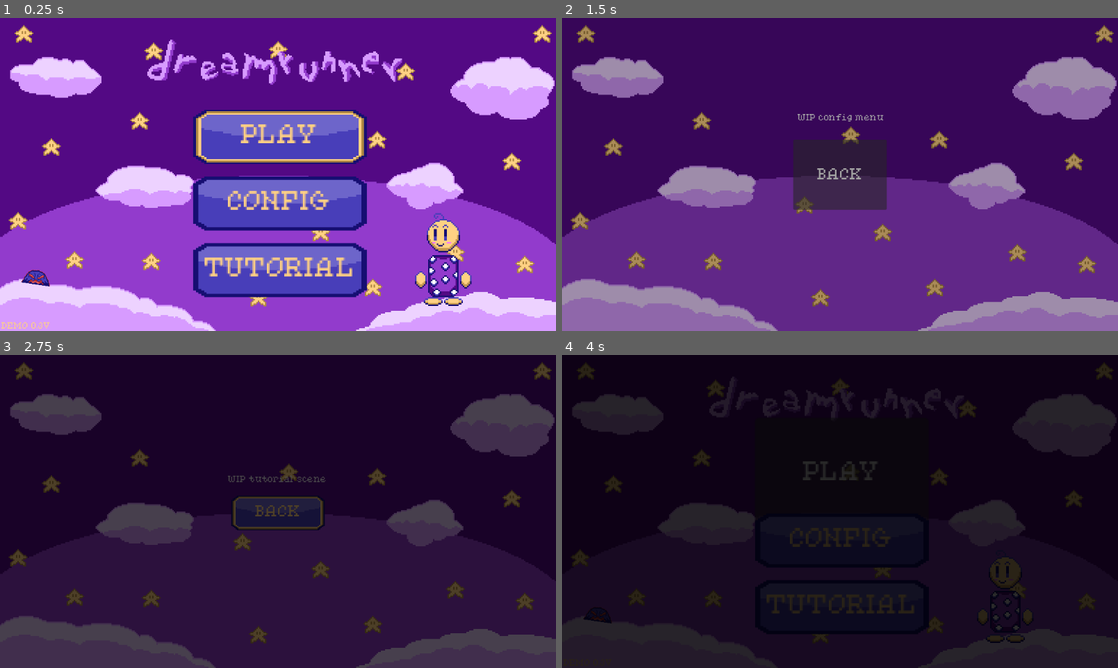
Above: before the commit, frames 1-4 (two rows, left to right).
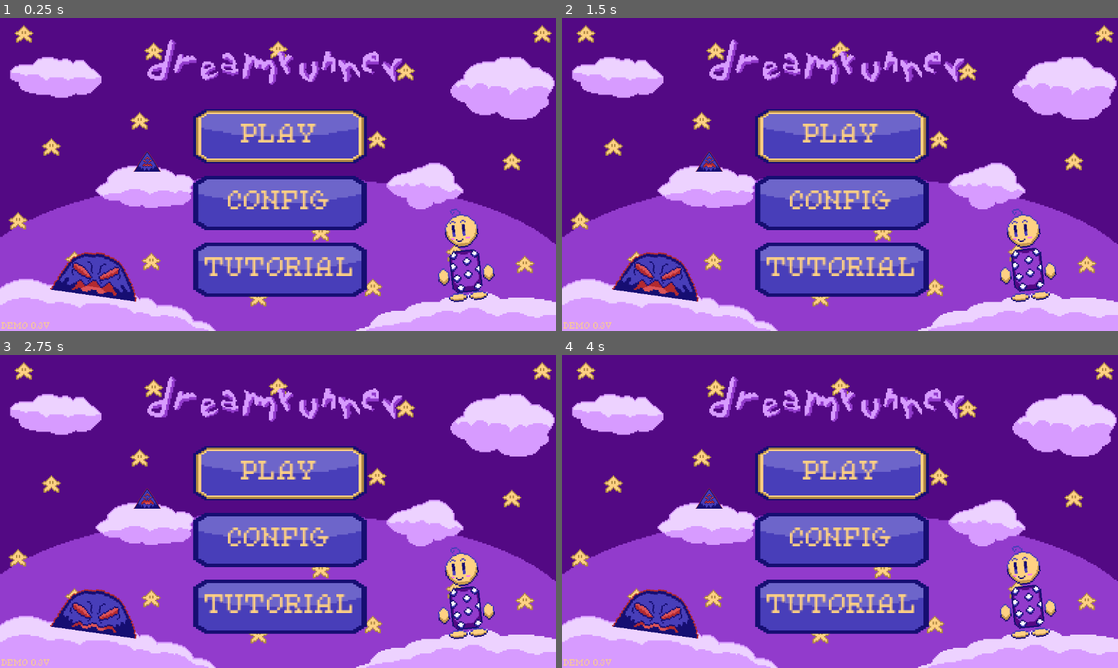
Above: after the commit, the same moments.

Repository: jacio-m/DreamRunner
Game: Godot game, scene res://HUD/main_menu.tscn
Same seed, same stepped clock (60 frames per second), same inputs: the game is played once before the commit and once after it.
Inputs (mouse positions are in pixels of both pictures, inside the frame that each line leads up to):
- Up to frame 1 (0.25 s): no input
- Up to frame 2 (1.5 s): click (840, 202) at 0.5 s, where only the run before the commit has a clickable "CONFIG"; click (840, 174) at 1.25 s, where only the run before the commit has a clickable "BACK"
- Up to frame 3 (2.75 s): click (278, 605) at 2 s, where only the run before the commit has a clickable "TUTORIAL"
- Up to frame 4 (4 s): click (840, 511) at 2.75 s, where only the run before the commit has a clickable "BACK"; click (840, 470) at 3.5 s, where only the run before the commit has a clickable "PLAY"

The runs differ from the first frame. In frame 1, 5.8% of the frame differs, in the area x 3-89%, y 29-92%; in frame 2, 100%; in frame 3, 100%; in frame 4, 100%, in the area x 0-100%, y 0-100%.

Commit message:
Buttons With Texture Implemented
All the screens now have buttons with textures.

Diff:
--- a/HUD/config_screen.tscn
+++ b/HUD/config_screen.tscn
@@ -20,7 +20,7 @@
 [node name="Config" type="Node"]
 script = ExtResource("1_xc0qo")
 
-[node name="Sprite2D" type="Sprite2D" parent="."]
+[node name="WIP" type="Sprite2D" parent="."]
 scale = Vector2(3, 3)
 texture = ExtResource("2_8ian7")
 centered = false
@@ -49,6 +49,7 @@
 offset_bottom = 72.5
 grow_horizontal = 2
 grow_vertical = 2
+mouse_filter = 2
 theme_override_colors/font_color = Color(1, 0.819608, 0.513726, 1)
 theme_override_colors/font_focus_color = Color(1, 0.819608, 0.513726, 1)
 theme_override_colors/font_pressed_color = Color(1, 0.819608, 0.513726, 1)
--- a/HUD/game_over.tscn
+++ b/HUD/game_over.tscn
@@ -1,14 +1,27 @@
-[gd_scene load_steps=3 format=3 uid="uid://1m2uljx22onk"]
+[gd_scene load_steps=11 format=3 uid="uid://1m2uljx22onk"]
 
 [ext_resource type="FontFile" uid="uid://eiv0e5a5eppv" path="res://HUD/Fonts/PixelatedEleganceRegular-ovyAA.ttf" id="1_qrorf"]
+[ext_resource type="Texture2D" uid="uid://6wtaq3o10dqt" path="res://HUD/Sprites/button_focused.png" id="2_fox26"]
+[ext_resource type="Texture2D" uid="uid://c83ieknepnjjf" path="res://HUD/Sprites/button_pressed.png" id="3_u3met"]
+[ext_resource type="Texture2D" uid="uid://dr4fjb7r0dc2m" path="res://HUD/Sprites/button_idle.png" id="4_h62o8"]
 
-[sub_resource type="StyleBoxFlat" id="StyleBoxFlat_qrorf"]
-bg_color = Color(0.282353, 0.243137, 0.72549, 1)
-corner_radius_top_left = 4
-corner_radius_top_right = 4
-corner_radius_bottom_right = 4
-corner_radius_bottom_left = 4
-corner_detail = 4
+[sub_resource type="StyleBoxTexture" id="StyleBoxTexture_16by7"]
+texture = ExtResource("2_fox26")
+
+[sub_resource type="StyleBoxTexture" id="StyleBoxTexture_k545t"]
+texture = ExtResource("3_u3met")
+
+[sub_resource type="StyleBoxTexture" id="StyleBoxTexture_jpo0a"]
+texture = ExtResource("4_h62o8")
+
+[sub_resource type="StyleBoxTexture" id="StyleBoxTexture_fox26"]
+texture = ExtResource("2_fox26")
+
+[sub_resource type="StyleBoxTexture" id="StyleBoxTexture_u3met"]
+texture = ExtResource("3_u3met")
+
+[sub_resource type="StyleBoxTexture" id="StyleBoxTexture_h62o8"]
+texture = ExtResource("4_h62o8")
 
 [node name="GameOver" type="CanvasLayer"]
 
@@ -26,46 +39,44 @@
 PRESS ENTER TO RESTART"
 horizontal_alignment = 1
 
-[node name="Button" type="Button" parent="."]
-anchors_preset = 8
+[node name="VBoxContainer" type="VBoxContainer" parent="."]
+anchors_preset = 7
 anchor_left = 0.5
-anchor_top = 0.5
+anchor_top = 1.0
 anchor_right = 0.5
-anchor_bottom = 0.5
-offset_left = -166.0
-offset_top = 20.0
-offset_right = -62.0
-offset_bottom = 43.0
+anchor_bottom = 1.0
+offset_left = -111.5
+offset_top = -368.0
+offset_right = 111.5
+offset_bottom = -48.0
 grow_horizontal = 2
-grow_vertical = 2
-scale = Vector2(3, 3)
-size_flags_horizontal = 4
-size_flags_vertical = 4
+grow_vertical = 0
+theme_override_constants/separation = -80
+
+[node name="Button" type="Button" parent="VBoxContainer"]
+custom_minimum_size = Vector2(0, 200)
+layout_mode = 2
+mouse_filter = 2
 theme_override_colors/font_color = Color(1, 0.819608, 0.513726, 1)
 theme_override_colors/font_focus_color = Color(1, 0.819608, 0.513726, 1)
 theme_override_colors/font_pressed_color = Color(1, 0.819608, 0.513726, 1)
 theme_override_fonts/font = ExtResource("1_qrorf")
-theme_override_styles/focus = SubResource("StyleBoxFlat_qrorf")
+theme_override_font_sizes/font_size = 30
+theme_override_styles/focus = SubResource("StyleBoxTexture_16by7")
+theme_override_styles/pressed = SubResource("StyleBoxTexture_k545t")
+theme_override_styles/normal = SubResource("StyleBoxTexture_jpo0a")
 text = "RESTART"
 
-[node name="MenuButton" type="Button" parent="."]
-anchors_preset = 8
-anchor_left = 0.5
-anchor_top = 0.5
-anchor_right = 0.5
-anchor_bottom = 0.5
-offset_left = -203.0
-offset_top = 99.0
-offset_right = -76.0
-offset_bottom = 122.0
-grow_horizontal = 2
-grow_vertical = 2
-scale = Vector2(3, 3)
-size_flags_horizontal = 4
-size_flags_vertical = 4
+[node name="MenuButton" type="Button" parent="VBoxContainer"]
+custom_minimum_size = Vector2(250, 200)
+layout_mode = 2
+mouse_filter = 2
 theme_override_colors/font_color = Color(1, 0.819608, 0.513726, 1)
 theme_override_colors/font_focus_color = Color(1, 0.819608, 0.513726, 1)
 theme_override_colors/font_pressed_color = Color(1, 0.819608, 0.513726, 1)
 theme_override_fonts/font = ExtResource("1_qrorf")
-theme_override_styles/focus = SubResource("StyleBoxFlat_qrorf")
+theme_override_font_sizes/font_size = 30
+theme_override_styles/focus = SubResource("StyleBoxTexture_fox26")
+theme_override_styles/pressed = SubResource("StyleBoxTexture_u3met")
+theme_override_styles/normal = SubResource("StyleBoxTexture_h62o8")
 text = "MAIN MENU"
--- a/HUD/hud.tscn
+++ b/HUD/hud.tscn
@@ -22,10 +22,10 @@
 anchor_top = 0.5
 anchor_right = 0.5
 anchor_bottom = 0.5
-offset_left = -308.0
-offset_top = -77.0
-offset_right = 283.0
-offset_bottom = 80.0
+offset_left = -303.0
+offset_top = -12.0
+offset_right = 288.0
+offset_bottom = 145.0
 grow_horizontal = 2
 grow_vertical = 2
 theme_override_colors/font_color = Color(1, 0.819608, 0.513726, 1)
@@ -33,12 +33,5 @@
 theme_override_constants/shadow_outline_size = 6
 theme_override_fonts/font = ExtResource("1_h61sl")
 theme_override_font_sizes/font_size = 40
-text = "PRESS UP TO JUMP!
-
-AFTER 3 JUMPS, YOU CAN
-DO  A DOUBLE JUMP!
-
-MOVE WITH ARROW KEYS!
-
-PRESS ENTER TO PLAY!"
+text = "PRESS ENTER TO PLAY!"
 horizontal_alignment = 1
--- a/HUD/main_menu.tscn
+++ b/HUD/main_menu.tscn
@@ -16,6 +16,8 @@
 [ext_resource type="FontFile" uid="uid://eiv0e5a5eppv" path="res://HUD/Fonts/PixelatedEleganceRegular-ovyAA.ttf" id="7_xudqj"]
 [ext_resource type="Texture2D" uid="uid://c83ieknepnjjf" path="res://HUD/Sprites/button_pressed.png" id="8_tukxf"]
 [ext_resource type="Texture2D" uid="uid://6wtaq3o10dqt" path="res://HUD/Sprites/button_focused.png" id="9_rdytk"]
+[ext_resource type="Texture2D" uid="uid://bilvcwxdwsnon" path="res://Enemies/Shadows Sprites/shadow_spike1.png" id="11_rdytk"]
+[ext_resource type="Texture2D" uid="uid://h4giv54no387" path="res://Enemies/Shadows Sprites/shadow_spike2.png" id="12_4rt0k"]
 [ext_resource type="AudioStream" uid="uid://xp7up1ii6a52" path="res://Sounds/shine-2-268904.mp3" id="14_c5h8u"]
 [ext_resource type="AudioStream" uid="uid://cgcxbnq8no005" path="res://Sounds/shine-4-268912.mp3" id="15_64i8y"]
 
@@ -62,6 +64,20 @@
 
 [sub_resource type="StyleBoxTexture" id="StyleBoxTexture_ouis3"]
 texture = ExtResource("7_gf600")
+
+[sub_resource type="SpriteFrames" id="SpriteFrames_4bpgo"]
+animations = [{
+"frames": [{
+"duration": 1.0,
+"texture": ExtResource("11_rdytk")
+}, {
+"duration": 1.0,
+"texture": ExtResource("12_4rt0k")
+}],
+"loop": true,
+"name": &"Shadow Idle",
+"speed": 2.0
+}]
 
 [sub_resource type="SpriteFrames" id="SpriteFrames_6co8s"]
 animations = [{
@@ -122,9 +138,9 @@
 anchor_right = 0.5
 anchor_bottom = 0.5
 offset_left = -176.0
-offset_top = -194.0
+offset_top = -195.0
 offset_right = -56.0
-offset_bottom = -27.0
+offset_bottom = -28.0
 grow_horizontal = 2
 grow_vertical = 2
 scale = Vector2(3, 3)
@@ -136,6 +152,7 @@
 [node name="PlayButton" type="Button" parent="MenuButtons"]
 custom_minimum_size = Vector2(0, 75)
 layout_mode = 2
+mouse_filter = 2
 theme_override_colors/font_color = Color(1, 0.819608, 0.513726, 1)
 theme_override_colors/font_focus_color = Color(1, 0.819608, 0.513726, 1)
 theme_override_colors/font_pressed_color = Color(1, 0.819608, 0.513726, 1)
@@ -148,6 +165,7 @@
 [node name="ConfigButton" type="Button" parent="MenuButtons"]
 custom_minimum_size = Vector2(0, 75)
 layout_mode = 2
+mouse_filter = 2
 theme_override_colors/font_color = Color(1, 0.819608, 0.513726, 1)
 theme_override_colors/font_focus_color = Color(1, 0.819608, 0.513726, 1)
 theme_override_colors/font_pressed_color = Color(1, 0.819608, 0.513726, 1)
@@ -160,6 +178,7 @@
 [node name="TutorialButton" type="Button" parent="MenuButtons"]
 custom_minimum_size = Vector2(0, 75)
 layout_mode = 2
+mouse_filter = 2
 theme_override_colors/font_color = Color(1, 0.819608, 0.513726, 1)
 theme_override_colors/font_focus_color = Color(1, 0.819608, 0.513726, 1)
 theme_override_colors/font_pressed_color = Color(1, 0.819608, 0.513726, 1)
@@ -169,15 +188,24 @@
 theme_override_styles/normal = SubResource("StyleBoxTexture_ouis3")
 text = "TUTORIAL"
 
+[node name="ShadowSpikeIdle" type="AnimatedSprite2D" parent="."]
+position = Vector2(273, 254)
+sprite_frames = SubResource("SpriteFrames_4bpgo")
+animation = &"Shadow Idle"
+frame_progress = 0.2426
+centered = false
+
 [node name="ShadowIdle" type="AnimatedSprite2D" parent="."]
-position = Vector2(79, 520)
-rotation = 0.146608
+position = Vector2(209, 480)
+rotation = 0.139626
+scale = Vector2(3, 3)
 sprite_frames = SubResource("SpriteFrames_6co8s")
 animation = &"Shadow Idle"
 frame_progress = 0.626949
 
 [node name="ChildIdle" type="AnimatedSprite2D" parent="."]
-position = Vector2(917, 500)
+position = Vector2(960, 490)
+rotation = -0.10472
 scale = Vector2(3, 3)
 sprite_frames = SubResource("SpriteFrames_fojc5")
 animation = &"Child Idle"
--- a/HUD/tutorial.tscn
+++ b/HUD/tutorial.tscn
@@ -29,13 +29,23 @@
 anchors_preset = 5
 anchor_left = 0.5
 anchor_right = 0.5
-offset_left = -104.0
-offset_top = 250.0
-offset_right = 101.0
-offset_bottom = 274.0
+offset_left = -188.0
+offset_top = 218.0
+offset_right = 232.0
+offset_bottom = 397.0
 grow_horizontal = 2
+theme_override_colors/font_color = Color(1, 0.819608, 0.513726, 1)
+theme_override_colors/font_shadow_color = Color(0.282353, 0.243137, 0.72549, 1)
+theme_override_constants/shadow_outline_size = 6
 theme_override_fonts/font = ExtResource("3_bir4d")
-text = "WIP tutorial scene"
+theme_override_font_sizes/font_size = 25
+text = "PRESS UP TO JUMP!
+
+AFTER 3 JUMPS, YOU CAN
+DO  A DOUBLE JUMP!
+
+MOVE WITH ARROW KEYS!
+"
 
 [node name="BackButton" type="Button" parent="."]
 anchors_preset = 8
@@ -43,12 +53,13 @@
 anchor_top = 0.5
 anchor_right = 0.5
 anchor_bottom = 0.5
-offset_left = -97.0
-offset_top = -72.5
-offset_right = 97.0
-offset_bottom = 72.5
+offset_left = -99.0
+offset_top = 64.0
+offset_right = 95.0
+offset_bottom = 209.0
 grow_horizontal = 2
 grow_vertical = 2
+mouse_filter = 2
 theme_override_colors/font_color = Color(1, 0.819608, 0.513726, 1)
 theme_override_colors/font_focus_color = Color(1, 0.819608, 0.513726, 1)
 theme_override_colors/font_pressed_color = Color(1, 0.819608, 0.513726, 1)
--- a/Levels/Scenes/level.gd
+++ b/Levels/Scenes/level.gd
@@ -27,9 +27,11 @@
 	MusicManager.play_music("res://Sounds/Takashi Lee - Dream sweet-(main cutted).ogg")
 	screen_size = get_viewport().get_visible_rect().size
 	ground_height = $Ground.get_node("Sprite2D").texture.get_height()
-	$GameOver.get_node("Button").pressed.connect(func():
+	$GameOver.get_node("VBoxContainer/Button").pressed.connect(func():
+		$EnterSound.play()
 		await FadeAnimation.fade_to_scene(get_tree().current_scene.scene_file_path))
-	$GameOver.get_node("MenuButton").pressed.connect(func():
+	$GameOver.get_node("VBoxContainer/MenuButton").pressed.connect(func():
+		$EnterSound.play()
 		await FadeAnimation.fade_to_scene("res://HUD/main_menu.tscn"))
 	new_game()
 
@@ -97,7 +99,7 @@
 			$HUD.get_node("StartLabel").visible = false
 
 func generate_obs():
-	if obstacles.is_empty() or last_obs.position.x < $Camera2D.position.x + 100 + randi_range(0, 200):
+	if obstacles.is_empty() or last_obs.position.x < $Camera2D.position.x + 50 + randi_range(0, 200):
 		var obstacle_type = obstacle_types[randi() % obstacle_types.size()]
 		var obs
 		obs = obstacle_type.instantiate()
@@ -130,4 +132,8 @@
 	game_running = false
 	$GameOver.visible = true
 	$GameOverSound.play()
-	$GameOver.get_node("Button").grab_focus()
+	$GameOver.get_node("VBoxContainer/Button").grab_focus()
+	if $GameOver.get_node("VBoxContainer/Button").has_focus():
+		$SelectingSound.play()
+	elif $GameOver.get_node("VBoxContainer/MenuButton").has_focus():
+		$SelectingSound.play()
--- a/Levels/Scenes/main.tscn
+++ b/Levels/Scenes/main.tscn
@@ -1,14 +1,15 @@
-[gd_scene load_steps=10 format=3 uid="uid://dgiyyduqacg0f"]
+[gd_scene load_steps=11 format=3 uid="uid://dgiyyduqacg0f"]
 
 [ext_resource type="Script" uid="uid://c8ba4qxvukduu" path="res://Levels/Scenes/level.gd" id="1_3ysta"]
 [ext_resource type="PackedScene" uid="uid://c45dfb07a8s8g" path="res://Levels/Scenes/ground.tscn" id="2_y2rw1"]
 [ext_resource type="PackedScene" uid="uid://r7k2f6vqyrs8" path="res://Player/player.tscn" id="3_uihg3"]
 [ext_resource type="PackedScene" uid="uid://c4xehiik8vl5x" path="res://HUD/hud.tscn" id="4_np6tt"]
 [ext_resource type="PackedScene" uid="uid://ciihrub27hd6i" path="res://Levels/Scenes/bg.tscn" id="5_y2rw1"]
-[ext_resource type="AudioStream" uid="uid://dii14twxkxsxo" path="res://Sounds/Takashi Lee - Dream sweet-(main cutted).ogg" id="6_uihg3"]
 [ext_resource type="PackedScene" uid="uid://1m2uljx22onk" path="res://HUD/game_over.tscn" id="7_np6tt"]
 [ext_resource type="AudioStream" uid="uid://c0ktyndwwirmc" path="res://Sounds/gameover.mp3" id="8_r1var"]
+[ext_resource type="AudioStream" uid="uid://cgcxbnq8no005" path="res://Sounds/shine-4-268912.mp3" id="9_513b0"]
 [ext_resource type="Texture2D" uid="uid://2ux5yd301bh4" path="res://Levels/Sprites/cloudparticle.png" id="9_e5b45"]
+[ext_resource type="AudioStream" uid="uid://xp7up1ii6a52" path="res://Sounds/shine-2-268904.mp3" id="10_513b0"]
 
 [node name="Main" type="Node"]
 script = ExtResource("1_3ysta")
@@ -24,11 +25,6 @@
 [node name="HUD" parent="." instance=ExtResource("4_np6tt")]
 
 [node name="BG" parent="." instance=ExtResource("5_y2rw1")]
-
-[node name="DreamSweet (main)" type="AudioStreamPlayer" parent="."]
-process_mode = 3
-stream = ExtResource("6_uihg3")
-parameters/looping = true
 
 [node name="GameOver" parent="." instance=ExtResource("7_np6tt")]
 process_mode = 2
@@ -51,3 +47,13 @@
 initial_velocity_max = 100.0
 scale_amount_min = 2.0
 scale_amount_max = 6.0
+
+[node name="EnterSound" type="AudioStreamPlayer" parent="."]
+process_mode = 3
+stream = ExtResource("9_513b0")
+pitch_scale = 2.99
+
+[node name="SelectingSound" type="AudioStreamPlayer" parent="."]
+process_mode = 3
+stream = ExtResource("10_513b0")
+pitch_scale = 3.05
--- a/Player/player.tscn
+++ b/Player/player.tscn
@@ -120,6 +120,7 @@
 frame_progress = 1.0
 
 [node name="SfxJump" type="AudioStreamPlayer" parent="."]
+process_mode = 3
 stream = ExtResource("7_vtle1")
 
 [node name="DoubleJump" type="TextureProgressBar" parent="."]
--- a/main_menu.gd
+++ b/main_menu.gd
@@ -4,6 +4,7 @@
 	if get_tree().paused == true:
 		get_tree().paused = false
 	MusicManager.play_music("res://Sounds/Takashi Lee - Dream sweet-(intro cutted).ogg")
+	$ShadowSpikeIdle.play("Shadow Idle")
 	$ChildIdle.play("Child Idle")
 	$ShadowIdle.play("Shadow Idle")
 	$Title.play("Title Animation")
Not shown: 1 places in HUD/main_menu.tscn that only renumber resources
